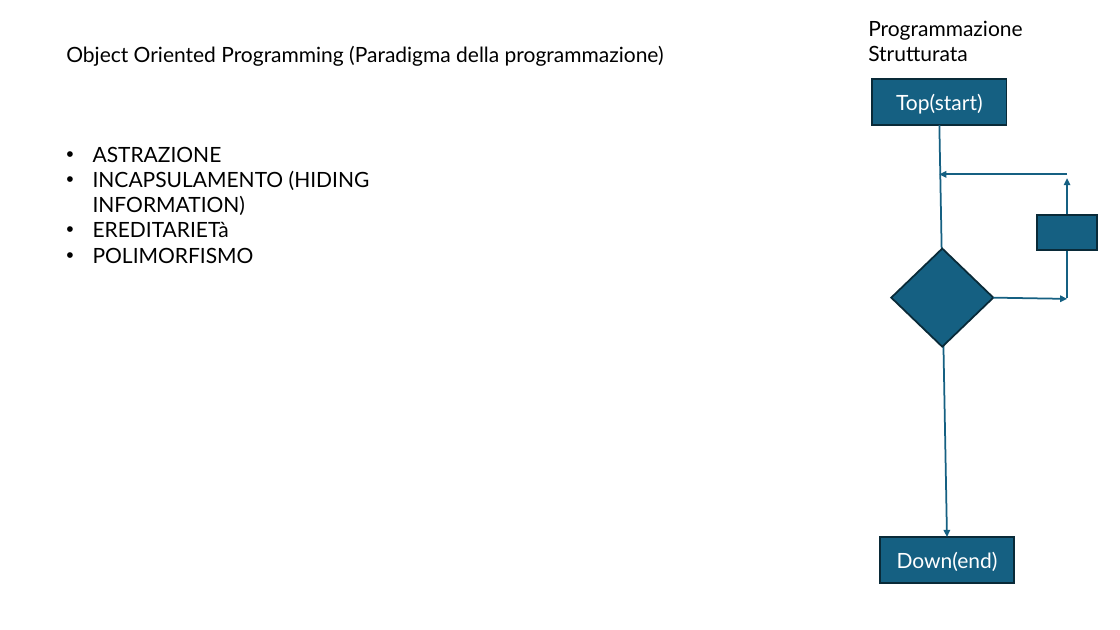
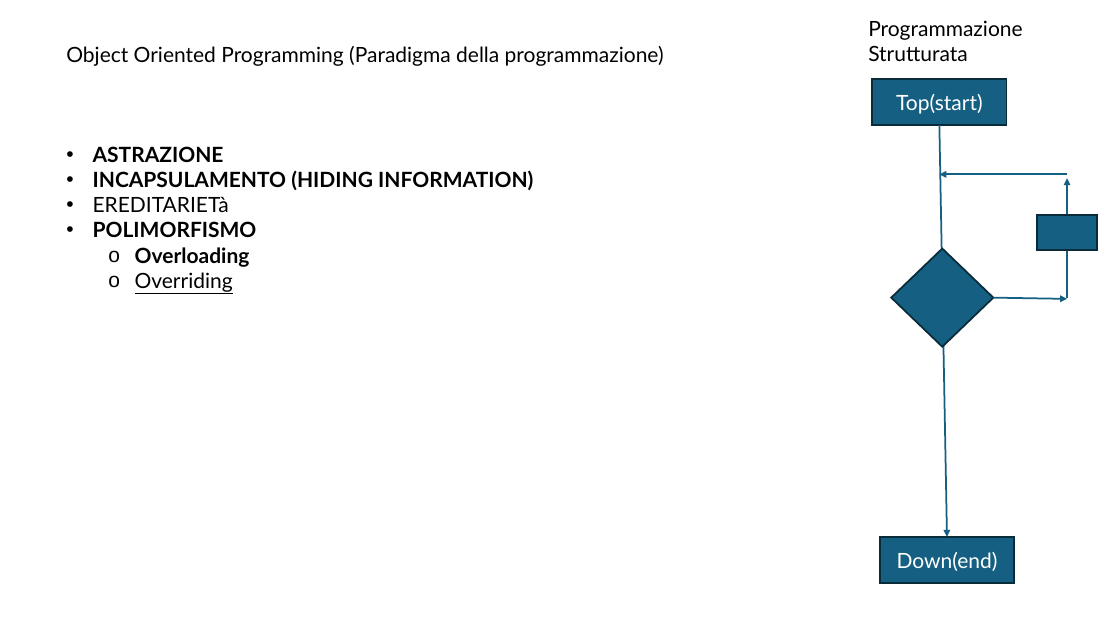
Before and after one commit to mvaleei/Cii56Scfg5iarp1442026, a slide deck: slide 7 of 1404.pptx. Drawn at 1120x630 pixels with LibreOffice and Linux fonts; fonts in the diff are those of the drawing. Boxes give left, top, right and bottom in pixels: in the first picture for what was removed or moved away, otherwise in the second. Text is boxed around its words. In the diff, an @@ line names an element or a change of style, - is before the commit and + after.

```diff
--- a/1404.pptx
+++ b/1404.pptx
@@ text at <box>93,146,533,237</box>: bold on in "ASTRAZIONE", "INCAPSULAMENTO (HIDING INFORMATION)", "POLIMORFISMO" @@
@@ text at <box>135,247,250,292</box>: paragraphs added @@
+  o Overloading
+  o Overriding
```
Also in this commit, not shown: 1 slide added, 2 slides removed, 15 other files.
